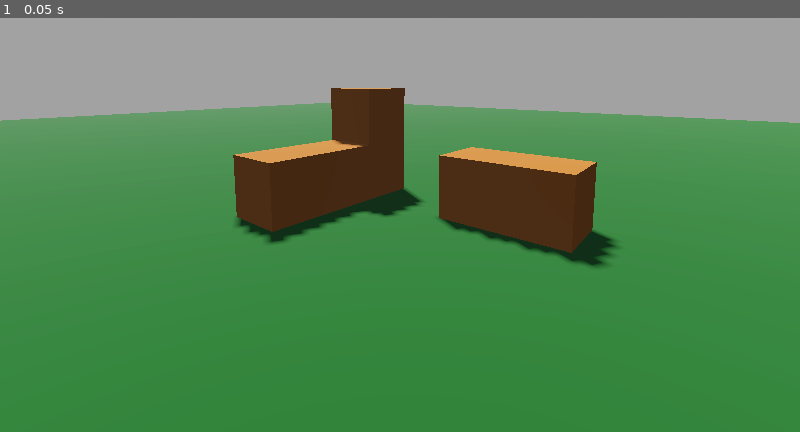
Above: before the commit, frame 1.
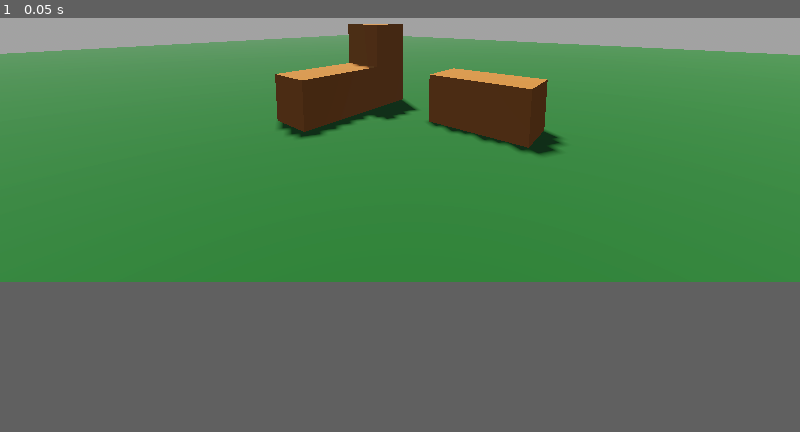
Above: after the commit, the same moment.

Repository: afarber/godotcraft
Game: Godot game, scene res://scenes/world.tscn
Same seed, same stepped clock (60 frames per second), same inputs: the game is played once before the commit and once after it.
Inputs:
- Up to frame 1 (0.05 s): no input
In our replay, the window is 800x600 before the commit and 800x450 after it. These sizes can differ from the game's own. Grey fills any space a smaller window leaves; there, only what the larger window draws over its background counts as a difference.

The runs differ from the first frame. In frame 1, 29% of the frame differs, in the area x 0-100%, y 1-61%.

Commit message:
Add player capsule

Diff:
--- a/project.godot
+++ b/project.godot
@@ -17,6 +17,6 @@
 
 [display]
 
-window/size/viewport_width=1024
-window/size/viewport_height=768
+window/size/viewport_width=1280
+window/size/viewport_height=720
 window/size/mode=4
--- /dev/null
+++ b/scenes/player.tscn
@@ -0,0 +1,17 @@
+[gd_scene load_steps=3 format=3 uid="uid://cnqk8sxsy3gtf"]
+
+[sub_resource type="CapsuleShape3D" id="CapsuleShape3D_u8vuu"]
+radius = 1.0
+height = 4.0
+
+[sub_resource type="CapsuleMesh" id="CapsuleMesh_u8vuu"]
+radius = 1.0
+height = 4.0
+
+[node name="Player" type="CharacterBody3D"]
+
+[node name="CollisionShape3D" type="CollisionShape3D" parent="."]
+shape = SubResource("CapsuleShape3D_u8vuu")
+
+[node name="MeshInstance3D" type="MeshInstance3D" parent="."]
+mesh = SubResource("CapsuleMesh_u8vuu")
